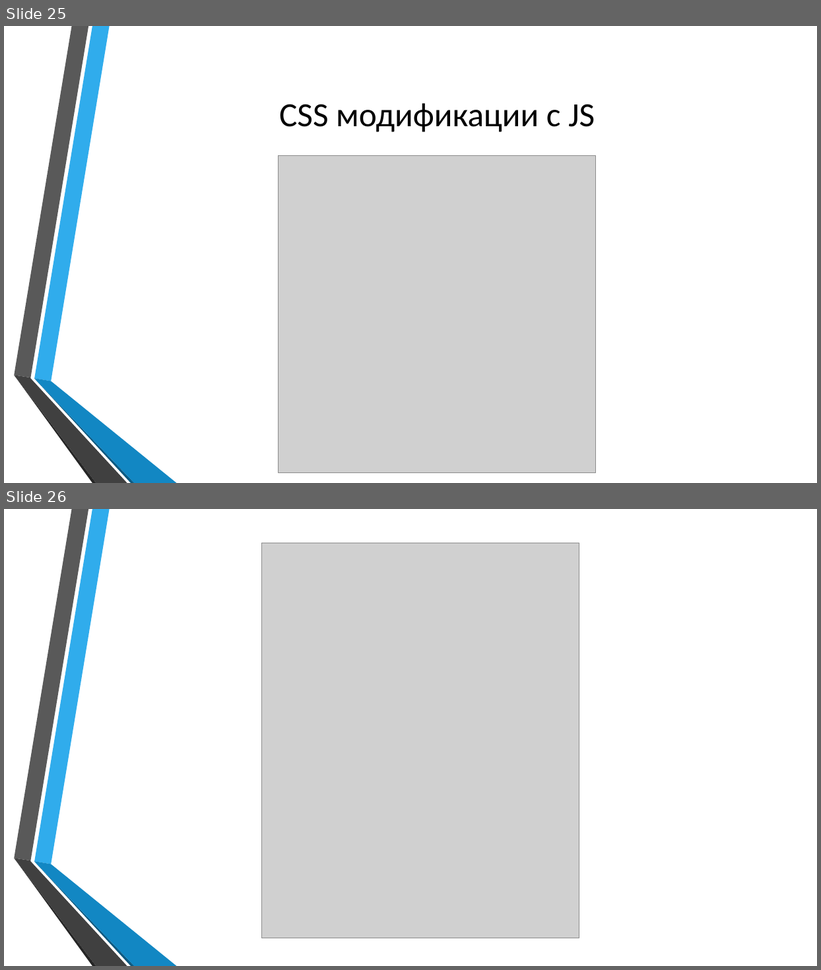
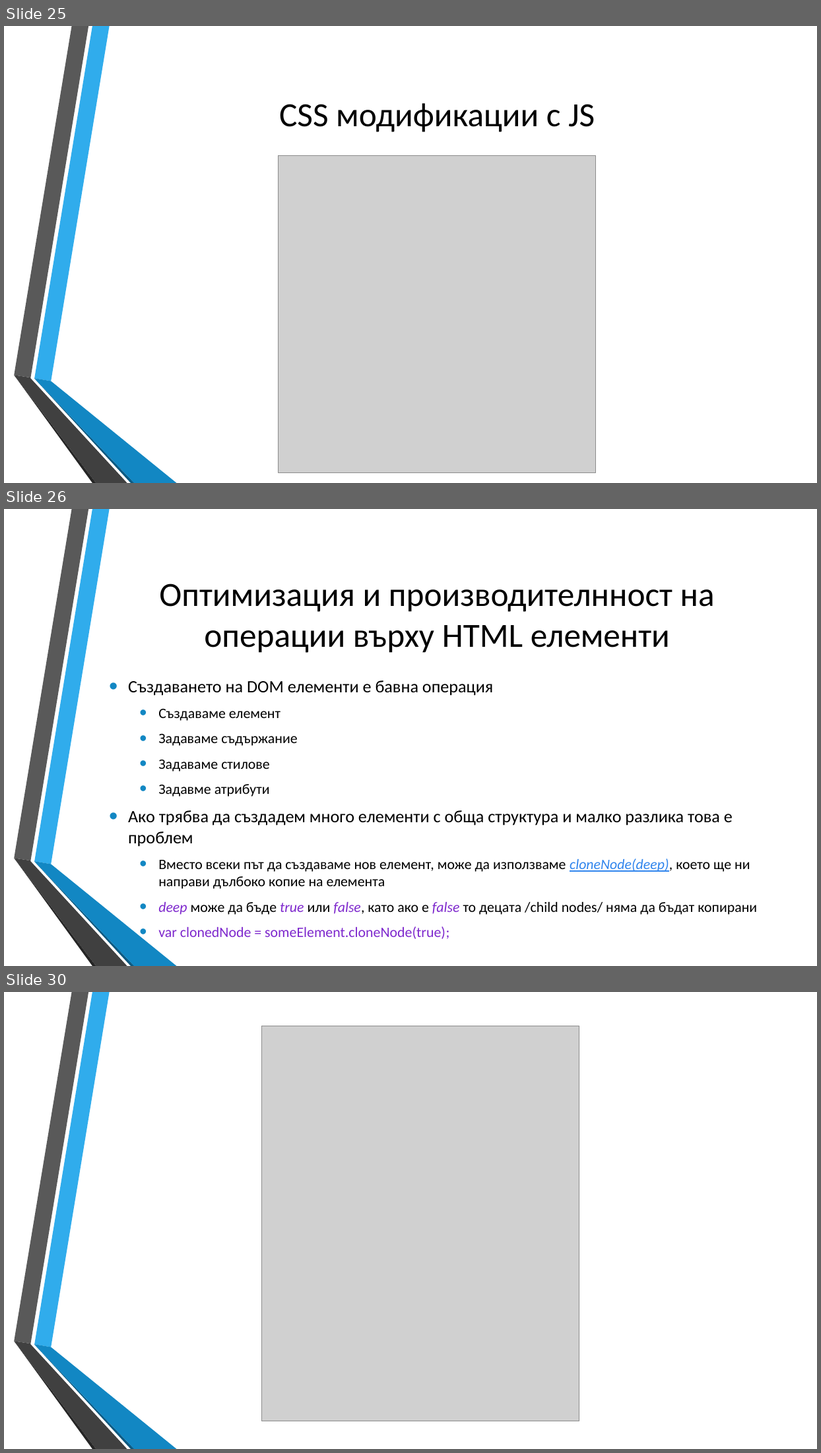
Before and after one commit to dnmitev/IT-Academy, a slide deck: JS Fundamentals/9.DOM&CSS/DOM&CSS.pptx. Shown one above the other, each under a label of ours: slides 25 and 26 before the commit, slides 25, 26 and 30 after it; the slides between them are not shown. The pictures are 821x970 and 821x1453 pixels, drawn with LibreOffice and Linux fonts; fonts in the diff are those of the drawing; grey boxes stand for pictures; background and template pictures are left out. Boxes give left, top, right and bottom in pixels: in the first picture for what was removed or moved away, otherwise in the second. Text is boxed around its words. In the diff, an @@ line names an element or a change of style, - is before the commit and + after.

Commit message:
finished dom lecture

```diff
--- a/JS Fundamentals/9.DOM&CSS/DOM&CSS.pptx
+++ b/JS Fundamentals/9.DOM&CSS/DOM&CSS.pptx
@@ slide 26 added at [4,509,817,966], background picture (left out); not listed: 6 template elements that a slide beside it also shows @@
@@ title added at [159,584,715,653], 40 pt, text #000000 @@
+Оптимизация и производителнност на операции върху HTML елементи
@@ text added at [128,681,757,939], 17 pt, text #000000 @@
+• Създаването на DOM елементи е бавна операция
+  • Създаваме елемент
+  • Задаваме съдържание
+  • Задаваме стилове
+  • Задавме атрибути
+• Ако трябва да създадем много елементи с обща структура и малко разлика това е проблем
+  • Вместо всеки път да създаваме нов елемент, може да използваме cloneNode(deep), което ще ни направи дълбоко копие на елемента
+  • deep може да бъде true или false, като ако е false то децата /child nodes/ няма да бъдат копирани
+  • var clonedNode = someElement.cloneNode(true);
@@ what was slide 26 is now slide 30 @@
```
Also in this commit, not shown: 1 slide changed, 3 other slides added, 2 other files.
